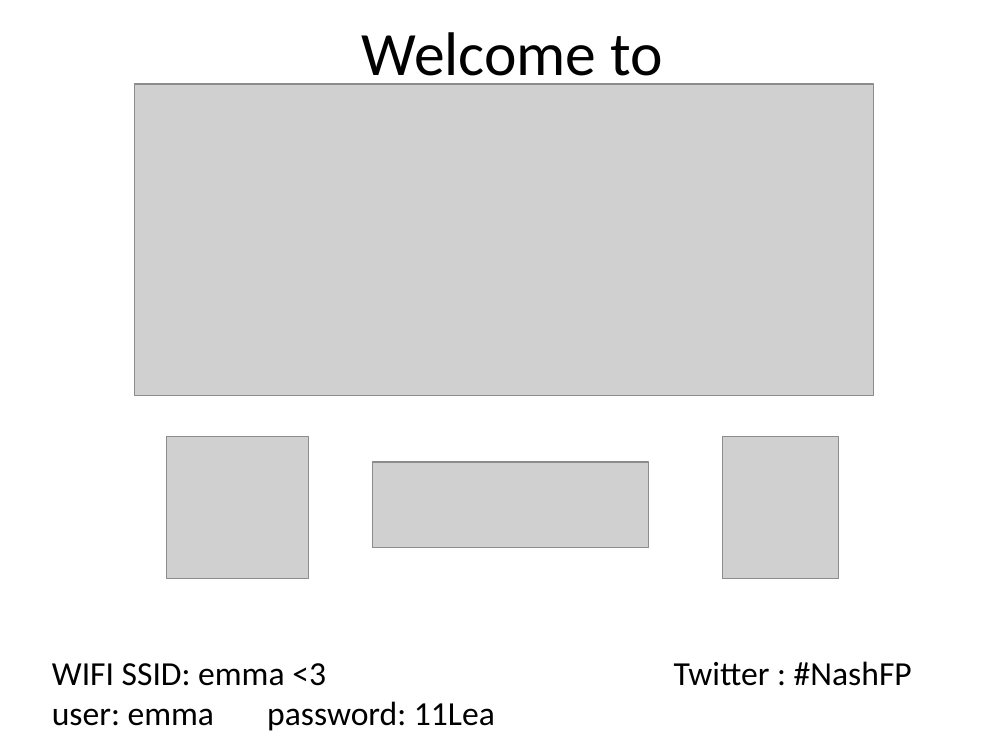
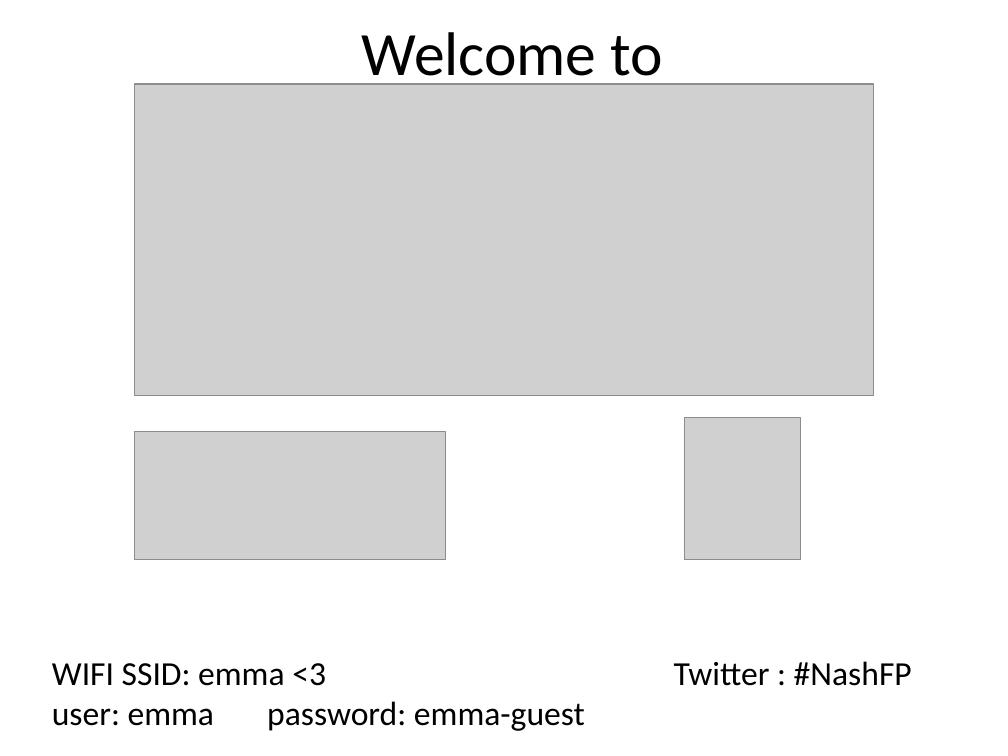
Before and after one commit to NashFP/Organization, a slide deck: slide 1 of slides/NashFP welcome slides.pptx. Drawn at 1008x756 pixels with LibreOffice and Linux fonts; fonts in the diff are those of the drawing; grey boxes stand for pictures. Boxes give left, top, right and bottom in pixels: in the first picture for what was removed or moved away, otherwise in the second. Text is boxed around its words. In the diff, an @@ line names an element or a change of style, - is before the commit and + after.

Commit message:
New slide

```diff
--- a/slides/NashFP welcome slides.pptx
+++ b/slides/NashFP welcome slides.pptx
@@ picture: place and size @@
-picture at (723, 436, 839, 579)
+picture at (684, 417, 800, 559)
@@ picture added at (134, 431, 445, 559) @@
@@ picture removed at (166, 436, 309, 579) @@
@@ picture removed at (373, 462, 649, 547) @@
@@ text at (52, 663, 585, 731): text changed @@
-WIFI SSID: emma <3
-user: emma password: 11Lea
+WIFI SSID: emma <3
+user: emma password: emma-guest
```
Also in this commit, not shown: 5 other files.
